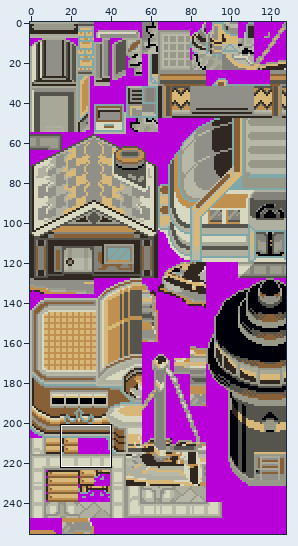
Sprite sheet -- data/tilesets/secondary/johto_olivine/tiles.png. Above, an overview of the earlier version with the close-up marked.
Close-up. First the earlier version:
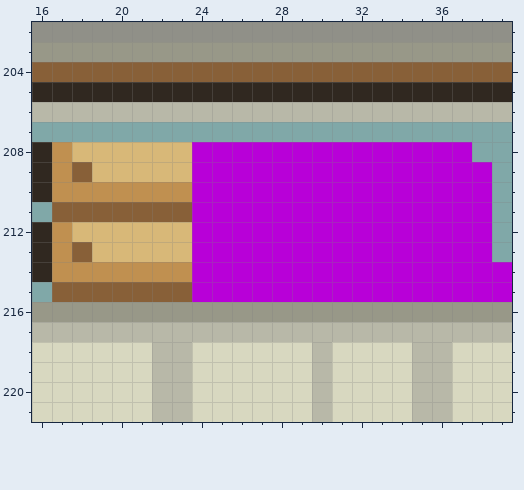
The file is 128x256 pixels. Shown: x 16..39, y 202..221. The commit also changed other parts of the picture, which this record leaves out.
After:
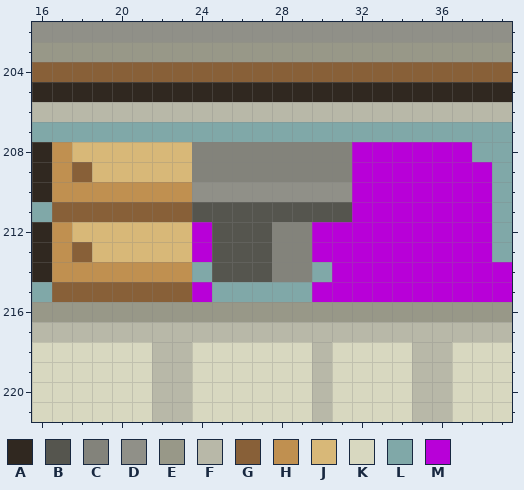
Palette (. is transparent): A #302820  B #55554e  C #83837b  D #909088  E #989888  F #b8b8a8  G #886038  H #c09050  J #d8b878  K #d8d8c0  L #80a8a8  M #b800d8
Difference:
Colour M becomes colour B in row 211 at x 24 to 31; in rows 212 to 214 at x 25 to 27.
Colour M becomes colour C in rows 208 to 209 at x 24 to 31; in rows 212 to 214 at x 28 to 29.
Colour M becomes colour D in row 210 at x 24 to 31.
Colour M becomes colour L in row 214 at x 24 and 30; in row 215 at x 25 to 29.
Changed places in both close-ups, as pixel boxes (x1, y1, x2, y2):
changed: (192, 142, 352, 302)
